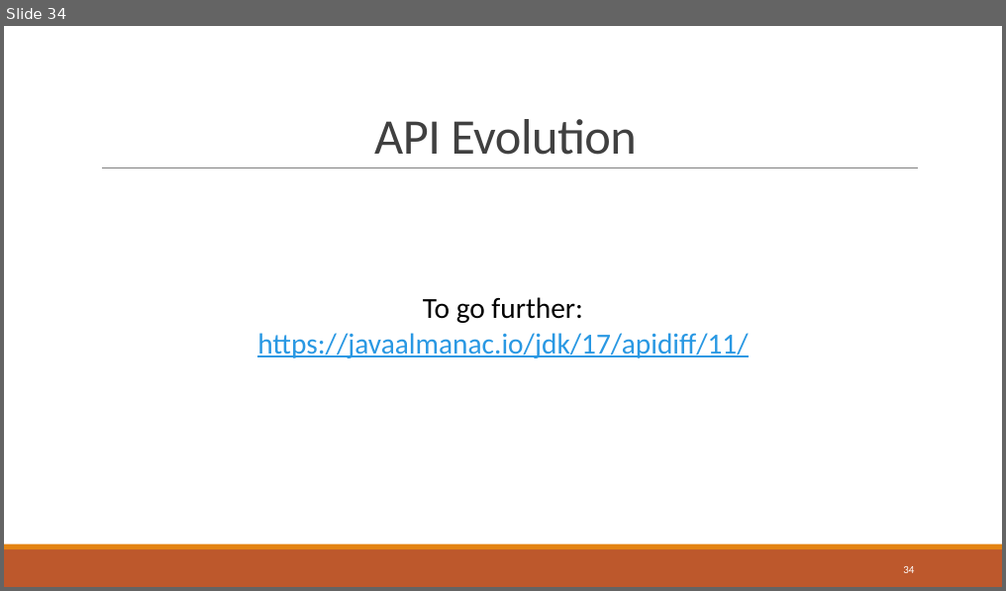
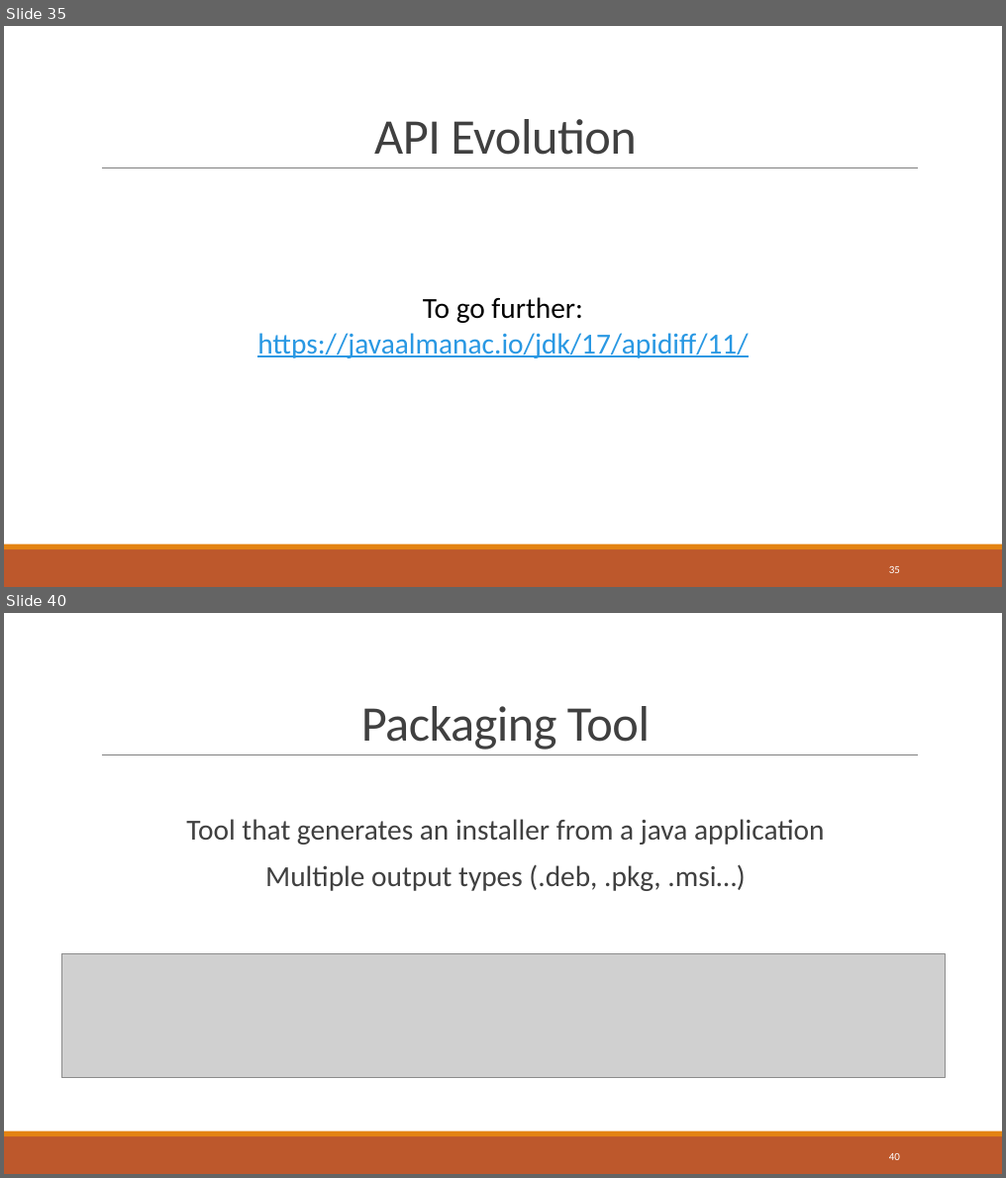
Before and after one commit to bnau/java-11-17, a slide deck: java-11-17.pptx. Shown one above the other, each under a label of ours: slide 34 before the commit, slides 35 and 40 after it; the slides between them are not shown. The pictures are 1006x591 and 1006x1178 pixels, drawn with LibreOffice and Linux fonts; fonts in the diff are those of the drawing; grey boxes stand for pictures; background and template pictures are left out. Boxes give left, top, right and bottom in pixels: in the first picture for what was removed or moved away, otherwise in the second. Text is boxed around its words. In the diff, an @@ line names an element or a change of style, - is before the commit and + after.

```diff
--- a/java-11-17.pptx
+++ b/java-11-17.pptx
@@ slide 40 added at (x1=4, y1=613, x2=1002, y2=1174), background #FFFFFF; not listed: 3 template elements that a slide beside it also shows @@
@@ title added at (x1=361, y1=706, x2=649, y2=750), 48 pt, text #404040 @@
+Packaging Tool
@@ text added at (x1=186, y1=819, x2=825, y2=891), 28 pt, text #404040 @@
+Tool that generates an installer from a java application
+Multiple output types (.deb, .pkg, .msi…)
@@ picture added at (x1=61, y1=955, x2=945, y2=1078) @@
@@ page number added at (x1=889, y1=1154, x2=900, y2=1160), 10.5 pt, text #FFFFFF @@
+40
@@ what was slide 34 is now slide 35 @@
@@ page number at (x1=889, y1=567, x2=900, y2=573): text changed @@
-34
+35
```
Also in this commit, not shown: 3 slides changed, 9 other slides added, 2 other files.
